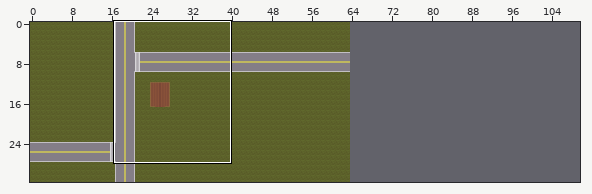
An edit to a level. Tiled map, RAW/ludMap37.tmx. Above: a wide view before the commit, with the close-up outlined.
Close-up. Earlier state:
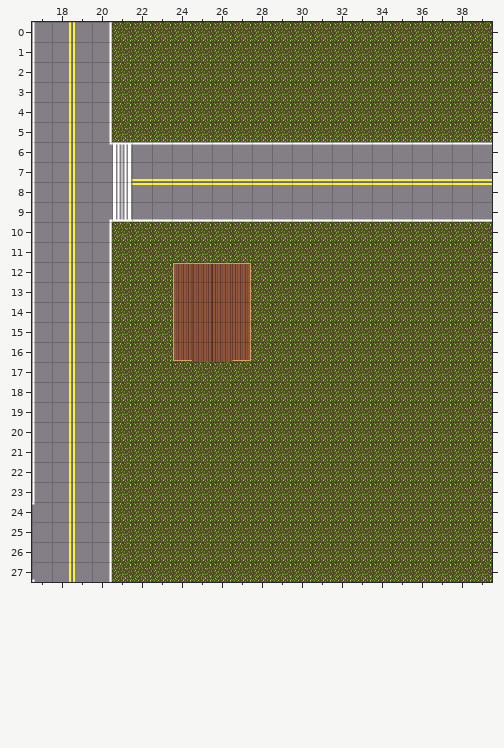
Cells are 32x32 px. Shown: x 17..39, y 0..27. The commit also changed other parts of the map, which this record leaves out. The old version is drawn lined up with the new one.
Once edited:
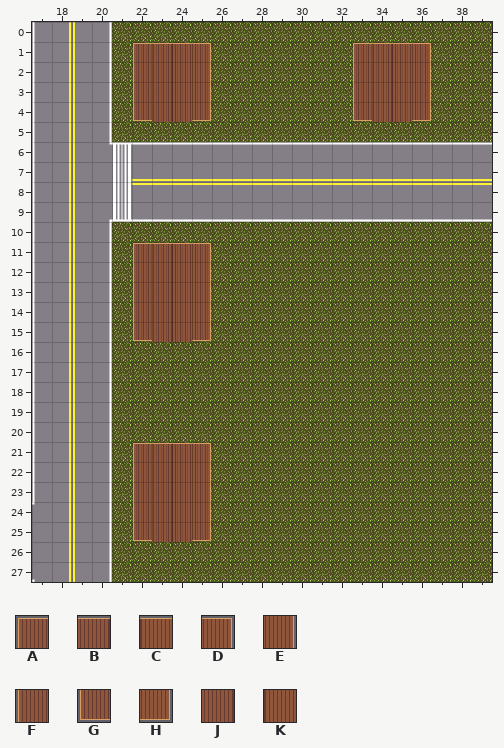
Key: from "Main Map": A 17, B 18, C 19, D 20, E 21, F 22, G 23, H 24, J 25, K 26.
_ is an empty cell.
Tiles replaced or removed in this view: A, B, C, D, E, F, G, H, J, K.
Difference:
Changed rows in their new state; . is an unchanged cell.
map size 64x32 -> 128x32 cells
Layer "Objects":
first column x 22:
 1 ABCD.......ABCD
 2 FJKE.......FJKE
 3 FJKE.......FJKE
 4 GJKH.......GJKH
first column x 22:
11 ABCD..
12 FJKE__
13 FJKE__
14 FJKE__
15 GJKH__
16 ..____
first column x 22:
21 ABCD
22 FJKE
23 FJKE
24 FJKE
25 GJKH
Pixel boxes of the changes (left, top, right, bottom) in both close-ups:
added: (133, 43, 211, 122)
added: (353, 43, 431, 122)
changed: (133, 243, 251, 362)
added: (133, 443, 211, 542)
